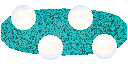
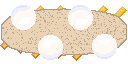
Two versions of the same layered image (128 × 64). Layer-by-layer changes:
added layer "BasicBead copy #2" above "BasicBead copy #1" over [1, 5, 127, 60]
added layer "BasicBead copy #1" above "BasicBead copy" over [0, 5, 127, 61]
added layer "BasicBead copy" above "YellowSand copy #2" over [1, 8, 127, 56]
showed "YellowSand copy #2", painted on it over [1, 5, 127, 60]
showed "YellowSand copy #1", painted on it over [0, 5, 127, 61]
showed "YellowSand copy", painted on it over [1, 5, 127, 60]
showed "MagentaSand copy #2", painted on it over [1, 5, 127, 60]
showed "MagentaSand copy #1", painted on it over [0, 5, 127, 61]
showed "MagentaSand copy", painted on it over [1, 5, 127, 60]
showed "CyanSand copy #2", painted on it over [1, 5, 127, 60]
showed "CyanSand copy #1", painted on it over [0, 5, 127, 61]
painted on "CyanSand copy" over [1, 5, 127, 60]
